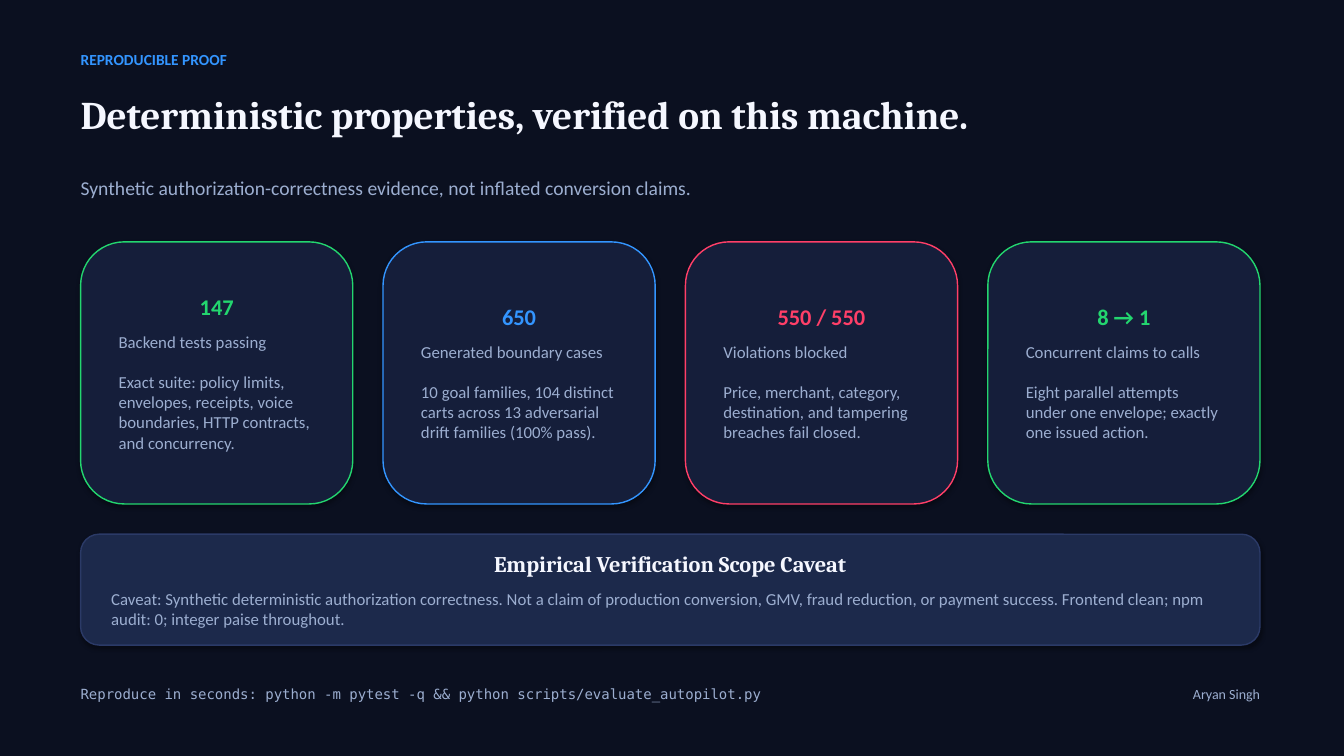
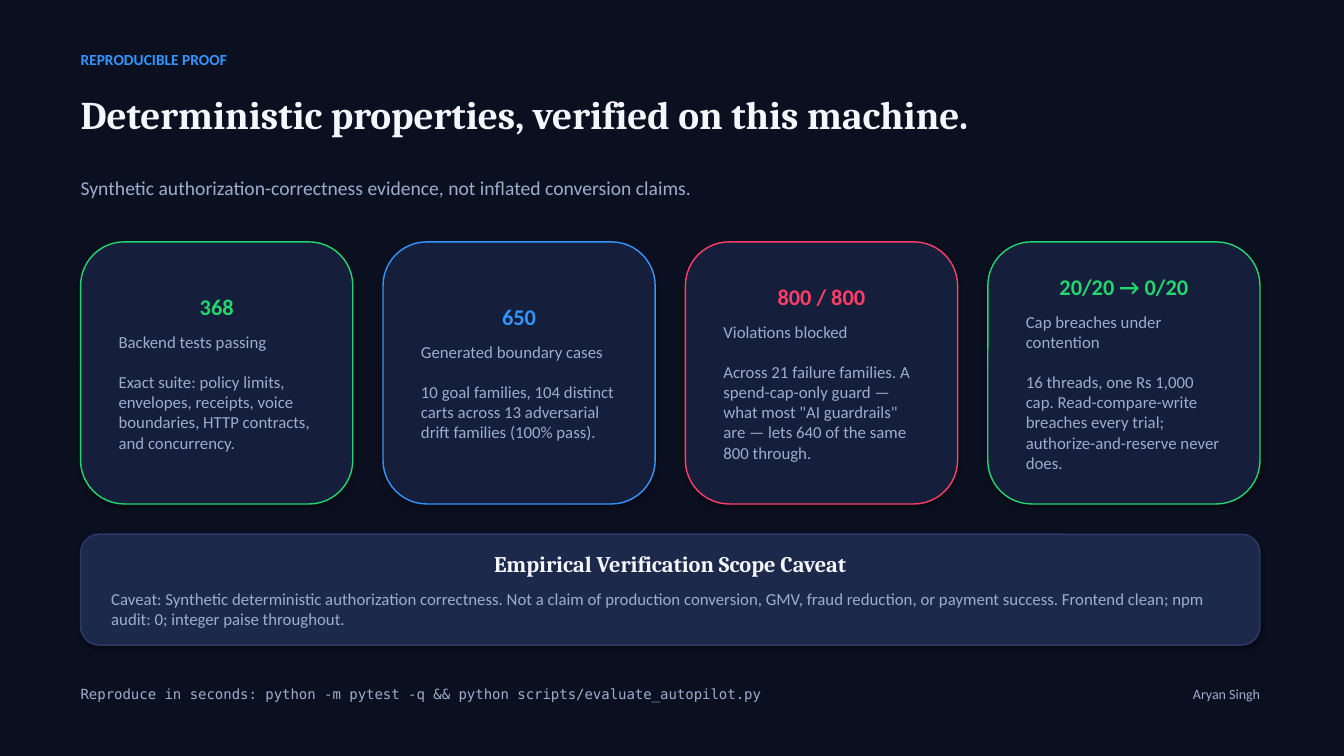
Before and after one commit to its-aryansingh/action-firewall, a slide deck: slide 8 of docs/Razorpay_Buildathon_Action_Firewall_Deck.pptx. Drawn at 1344x756 pixels with LibreOffice and Linux fonts; fonts in the diff are those of the drawing. Boxes give left, top, right and bottom in pixels: in the first picture for what was removed or moved away, otherwise in the second. Text is boxed around its words. In the diff, an @@ line names an element or a change of style, - is before the commit and + after.

```diff
--- a/docs/Razorpay_Buildathon_Action_Firewall_Deck.pptx
+++ b/docs/Razorpay_Buildathon_Action_Firewall_Deck.pptx
@@ text in rounded rectangle at (200,299,234,315): text changed @@
-147
+368
@@ text in rounded rectangle at (723,289,910,462): text changed @@
-550 / 550
-Violations blocked
-Price, merchant, category, destination, and tampering breaches fail closed.
+800 / 800
+Violations blocked
+Across 21 failure families. A spend-cap-only guard — what most "AI guardrails" are — lets 640 of the same 800 through.
@@ text in rounded rectangle at (1026,279,1219,469): text changed @@
-8 → 1
-Concurrent claims to calls
-Eight parallel attempts under one envelope; exactly one issued action.
+20/20 → 0/20
+Cap breaches under contention
+16 threads, one Rs 1,000 cap. Read-compare-write breaches every trial; authorize-and-reserve never does.
```
Also in this commit, not shown: 2 other slides changed, 10 other files.
